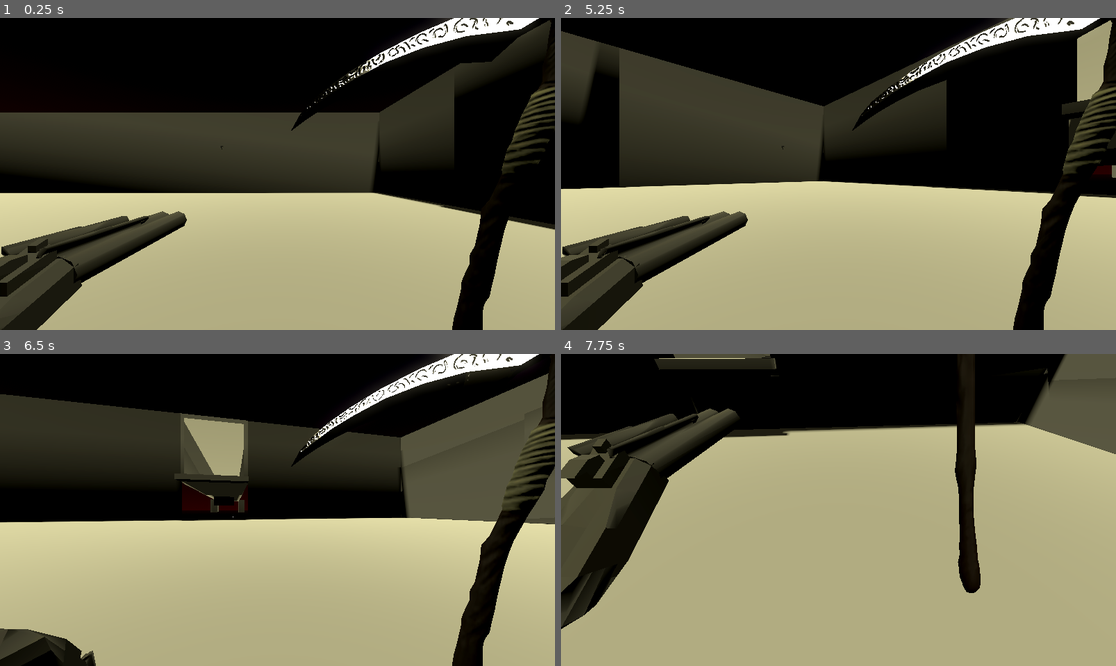
Above: before the commit, frames 1-4 (two rows, left to right).
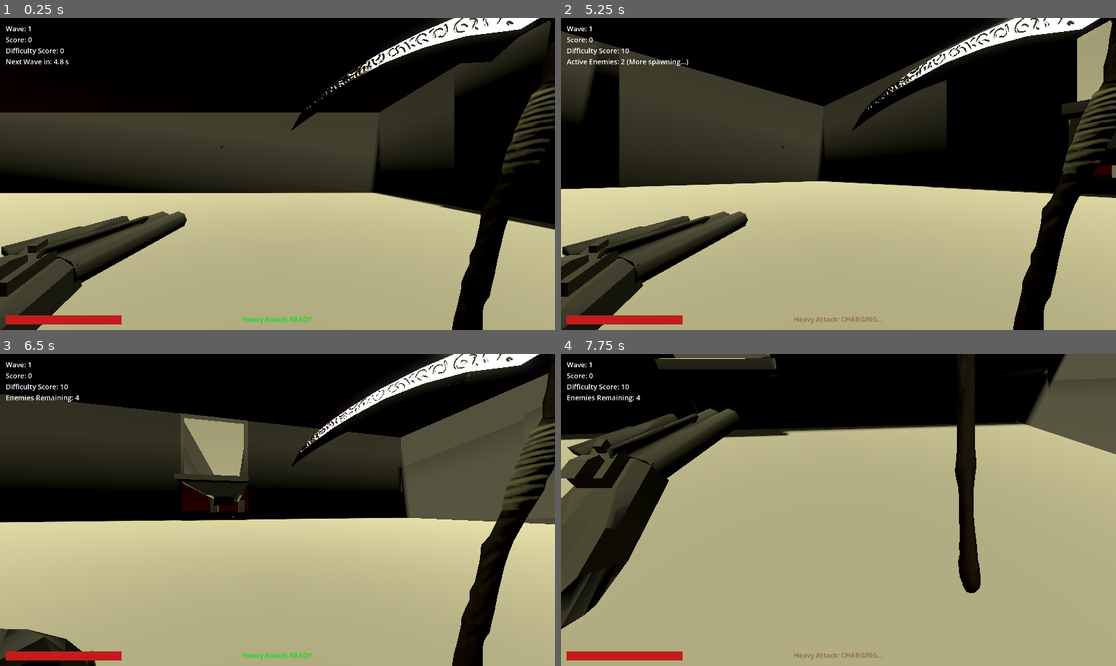
Above: after the commit, the same moments.

Repository: SeminixDev/pandora-boomer-shooter
Game: Godot game, scene res://World/world.tscn
The game is run twice, just before and just after one commit, with the same random seed, the same clock (stepped at 60 frames per second) and the same inputs.
Inputs:
- Up to frame 1 (0.25 s): no input
- Up to frame 2 (5.25 s): hold Right (right1) 0.53-1.28 s; hold S (down2) 0.53-1.28 s; hold Down (down1) 1.28-2.03 s; tap A (left2) at 1.35, 4.35 s; hold Right (right1) 2.03-2.78 s; hold D (right2) 2.03-2.78 s; hold Up (up1) 2.78-3.53 s; tap W (up2) at 2.85 s; hold S (down2) 3.53-4.28 s; hold Left (left1) 3.53-5.03 s; hold Down (down1) from 5.03 s (still down); hold D (right2) from 5.03 s (still down)
- Up to frame 3 (6.5 s): release Down (down1) at 5.78 s; release D (right2) at 5.78 s; hold Right (right1) from 5.78 s (still down); tap W (up2) at 5.85 s
- Up to frame 4 (7.75 s): release Right (right1) at 6.53 s; hold Up (up1) 6.53-7.28 s; hold S (down2) 6.53-7.28 s; hold Right (right1) from 7.28 s (still down); tap A (left2) at 7.35 s

The runs differ from the first frame. In frame 1, 0.9% of the frame differs, in the area x 1-57%, y 2-99%; in frame 2, 1.0%, in the area x 1-58%, y 2-99%; in frame 3, 1.0%; in frame 4, 1.0%.

Commit message:
Heads-up Display

Diff:
--- a/Enemy/fiend_enemy.tscn
+++ b/Enemy/fiend_enemy.tscn
@@ -3,7 +3,7 @@
 [ext_resource type="PackedScene" uid="uid://dshhth2hutp67" path="res://Enemy/base_enemy.tscn" id="1_bw536"]
 [ext_resource type="Script" uid="uid://cqclok0uwgijo" path="res://Enemy/fiend_enemy.gd" id="2_cpwag"]
 [ext_resource type="PackedScene" uid="uid://3j4jqd73qq5e" path="res://Enemy/fiend_fireball.tscn" id="3_3j71v"]
-[ext_resource type="PackedScene" uid="uid://cyqrh0caddrc0" path="res://Enemy/fiend_model.tscn" id="4_woqbv"]
+[ext_resource type="PackedScene" uid="uid://cyqrh0caddrc0" path="res://Models/fiend_model.tscn" id="4_woqbv"]
 
 [node name="Fiend" unique_id=2141865840 instance=ExtResource("1_bw536")]
 script = ExtResource("2_cpwag")
--- a/Player/Player.tscn
+++ b/Player/Player.tscn
@@ -1,6 +1,7 @@
 [gd_scene format=3 uid="uid://bf5eg8wvt0fvu"]
 
 [ext_resource type="Script" uid="uid://bu2lvhlw8hx1p" path="res://Player/player.gd" id="1_xhfnw"]
+[ext_resource type="PackedScene" uid="uid://dkh6suf4r2ewn" path="res://UI/HUD.tscn" id="2_od3ui"]
 [ext_resource type="PackedScene" uid="uid://bnfi2lyx5utkf" path="res://Models/Character.glb" id="3_btcbx"]
 [ext_resource type="PackedScene" uid="uid://djp66fmc2rjja" path="res://Models/ScythePlaceholder.glb" id="3_gwnis"]
 [ext_resource type="Script" uid="uid://crqq814bfu8qq" path="res://Weapons/scythe.gd" id="4_fhl08"]
@@ -320,6 +321,8 @@
 grow_vertical = 2
 color = Color(1, 0, 0, 0)
 
+[node name="Hud" parent="CanvasLayer" unique_id=18066624 instance=ExtResource("2_od3ui")]
+
 [node name="CollisionShape3D" type="CollisionShape3D" parent="." unique_id=978073437]
 shape = SubResource("CylinderShape3D_btcbx")
 
--- a/UI/HUD.tscn
+++ b/UI/HUD.tscn
@@ -1,6 +1,25 @@
 [gd_scene format=3 uid="uid://dkh6suf4r2ewn"]
 
 [ext_resource type="Script" uid="uid://d1xl1qc0l7xqn" path="res://UI/hud.gd" id="1_yixhe"]
+
+[sub_resource type="StyleBoxFlat" id="StyleBoxFlat_yixhe"]
+content_margin_left = 2.0
+content_margin_top = 2.0
+content_margin_right = 2.0
+content_margin_bottom = 2.0
+bg_color = Color(0.101960786, 0.101960786, 0.101960786, 1)
+corner_radius_top_left = 6
+corner_radius_top_right = 6
+corner_radius_bottom_right = 6
+corner_radius_bottom_left = 6
+corner_detail = 6
+
+[sub_resource type="StyleBoxFlat" id="StyleBoxFlat_ijstf"]
+content_margin_left = 2.0
+content_margin_top = 2.0
+content_margin_right = 2.0
+content_margin_bottom = 2.0
+bg_color = Color(0.76862746, 0.105882354, 0.105882354, 1)
 
 [node name="Hud" type="Control" unique_id=18066624]
 layout_mode = 3
@@ -10,6 +29,22 @@
 grow_horizontal = 2
 grow_vertical = 2
 script = ExtResource("1_yixhe")
+
+[node name="HeavyCooldownLabel" type="RichTextLabel" parent="." unique_id=252815563]
+unique_name_in_owner = true
+custom_minimum_size = Vector2(400, 0)
+layout_mode = 1
+offset_left = 760.0
+offset_top = 1026.0
+offset_right = 1160.0
+offset_bottom = 1060.0
+theme_override_colors/default_color = Color(1, 0.3882353, 0.29803923, 1)
+theme_override_font_sizes/normal_font_size = 24
+text = "Heavy Attack Charging"
+fit_content = true
+scroll_active = false
+autowrap_mode = 0
+horizontal_alignment = 1
 
 [node name="MarginContainer" type="MarginContainer" parent="." unique_id=2066121523]
 layout_mode = 1
@@ -31,6 +66,14 @@
 layout_mode = 2
 theme_override_font_sizes/normal_font_size = 24
 text = "Wave: 1"
+fit_content = true
+
+[node name="ScoreLabel" type="RichTextLabel" parent="MarginContainer/VBoxContainerTop" unique_id=1998371600]
+unique_name_in_owner = true
+layout_mode = 2
+theme_override_font_sizes/normal_font_size = 24
+text = "Score: 0
+"
 fit_content = true
 
 [node name="DifficultyLabel" type="RichTextLabel" parent="MarginContainer/VBoxContainerTop" unique_id=1792588027]
@@ -58,19 +101,14 @@
 layout_mode = 2
 alignment = 2
 
-[node name="HeavyCooldownLabel" type="RichTextLabel" parent="MarginContainer/VBoxContainerBottom" unique_id=252815563]
-unique_name_in_owner = true
-layout_mode = 2
-theme_override_colors/default_color = Color(1, 0.3882353, 0.29803923, 1)
-theme_override_font_sizes/normal_font_size = 24
-text = "Haevy Attack Charging..."
-fit_content = true
-
 [node name="HealthBar" type="ProgressBar" parent="MarginContainer/VBoxContainerBottom" unique_id=647656841]
 unique_name_in_owner = true
 custom_minimum_size = Vector2(400, 30)
 layout_mode = 2
 size_flags_horizontal = 0
 theme_override_font_sizes/font_size = 24
+theme_override_styles/background = SubResource("StyleBoxFlat_yixhe")
+theme_override_styles/fill = SubResource("StyleBoxFlat_ijstf")
 step = 1.0
-rounded = true
+value = 50.0
+show_percentage = false
--- a/UI/hud.gd
+++ b/UI/hud.gd
@@ -1,11 +1,12 @@
 extends Control
 
-@onready var wave_label: Label = %WaveLabel
-@onready var difficulty_label: Label = %DifficultyLabel
-@onready var enemies_label: Label = %EnemiesLabel
-@onready var timer_label: Label = %TimerLabel
-@onready var health_label: Label = %HealthLabel
-@onready var heavy_cooldown_bar: ProgressBar = %HeavyCooldownBar
+@onready var wave_label: RichTextLabel = %WaveLabel
+@onready var score_label: RichTextLabel = %ScoreLabel
+@onready var difficulty_label: RichTextLabel = %DifficultyLabel
+@onready var enemies_label: RichTextLabel = %EnemiesLabel
+@onready var timer_label: RichTextLabel = %TimerLabel
+@onready var health_bar: ProgressBar = %HealthBar
+@onready var heavy_cooldown_label: RichTextLabel = %HeavyCooldownLabel
 
 var player: Player
 var wave_manager: WaveManager
@@ -28,18 +29,19 @@
 func update_player_stats() -> void:
 	if not player: return
 
-	# Health
-	health_label.text = "Health: %d / %d" % [player.current_health, player.max_health]
+	# --- Health Bar ---
+	health_bar.max_value = player.max_health
+	health_bar.value = player.current_health
 
-	# Heavy Attack Cooldown
-	var cooldown_ratio = clamp(player.time_since_last_heavy / player.heavy_melee_cooldown, 0.0, 1.0)
-	heavy_cooldown_bar.value = cooldown_ratio * 100.0
+	# --- Heavy Attack Cooldown ---
+	var is_heavy_ready = player.time_since_last_heavy >= player.heavy_melee_cooldown
 
-	# Change color to green when ready, gray/red when charging
-	if cooldown_ratio >= 1.0:
-		heavy_cooldown_bar.modulate = Color(0.2, 1.0, 0.2) # Bright Green
+	if is_heavy_ready:
+		heavy_cooldown_label.text = "Heavy Attack: READY"
+		heavy_cooldown_label.add_theme_color_override("default_color", Color(0.0, 0.897, 0.059, 1.0))
 	else:
-		heavy_cooldown_bar.modulate = Color(0.5, 0.5, 0.5) # Gray out
+		heavy_cooldown_label.text = "Heavy Attack: CHARGING..."
+		heavy_cooldown_label.add_theme_color_override("default_color", Color(0.376, 0.024, 0.0, 0.404))
 
 func update_wave_stats() -> void:
 	if not wave_manager: return
Renamed: Enemy/fiend_model.tscn -> Models/fiend_model.tscn
